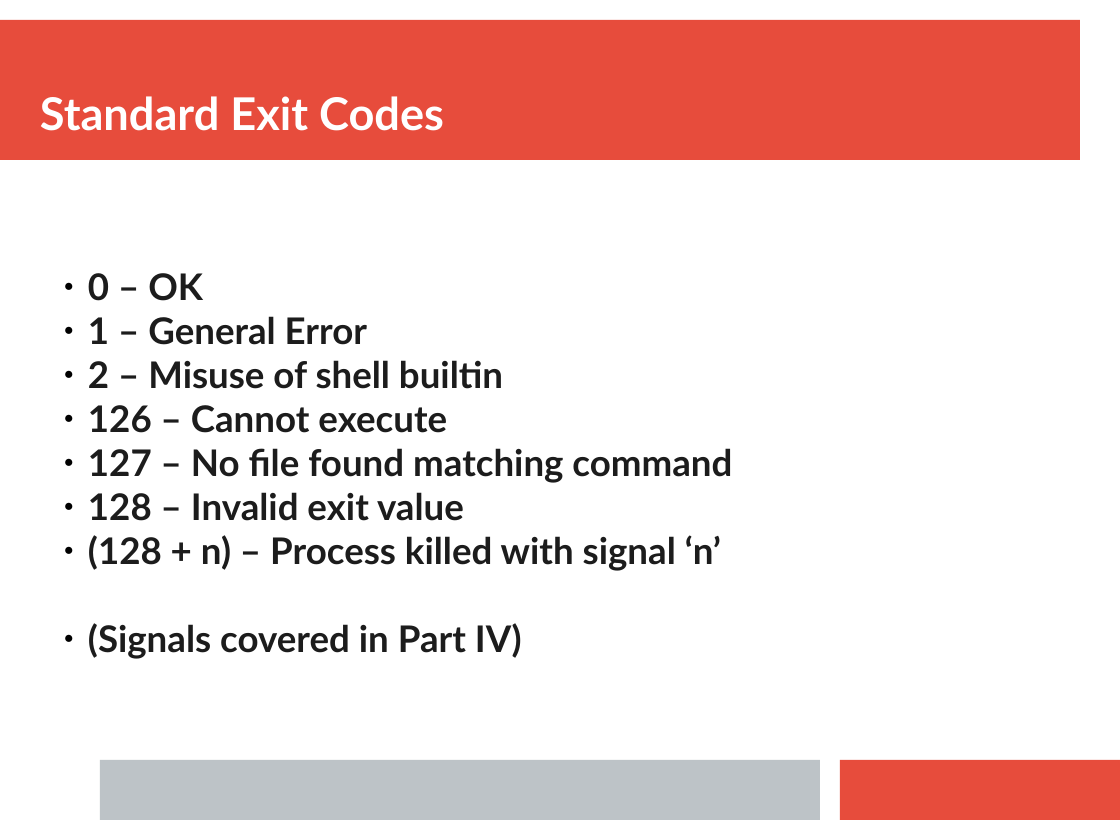
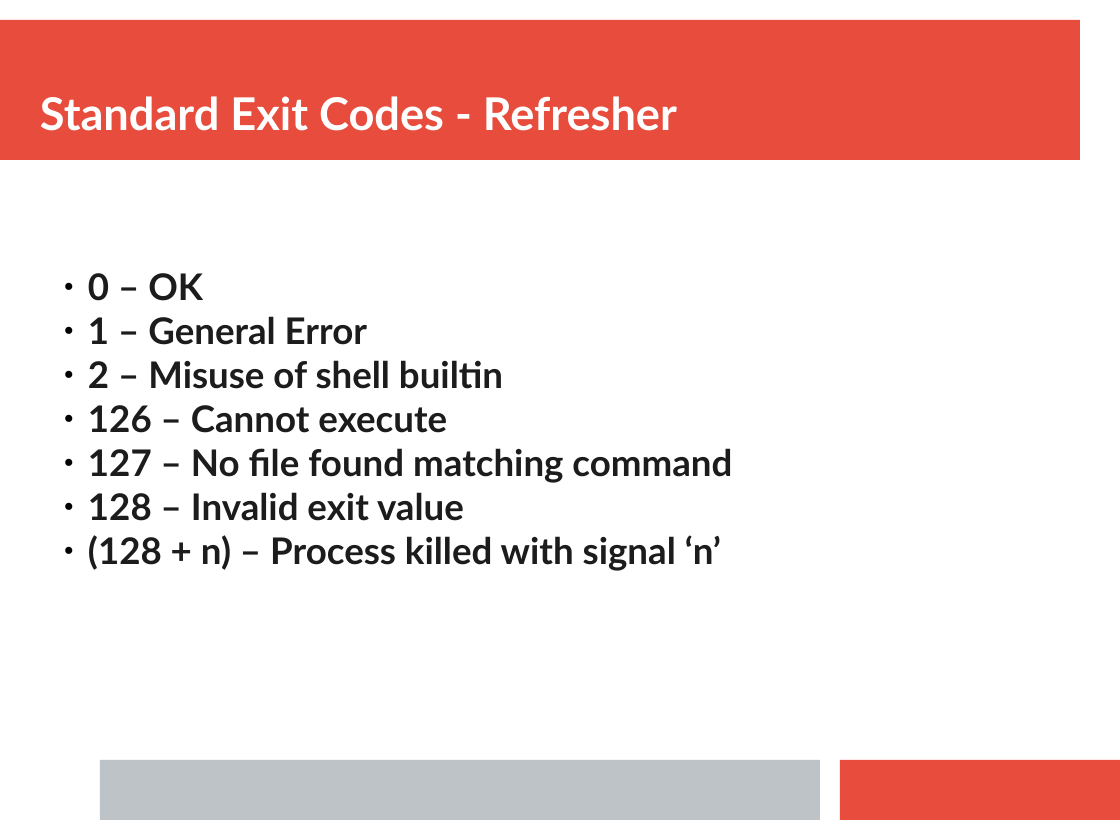
Before and after one commit to ianmiell/introduction-to-bash, a slide deck: slide 93 of slides/introduction_to_bash.pptx (slide 96 before the commit). Drawn at 1120x840 pixels with LibreOffice and Linux fonts; fonts in the diff are those of the drawing. Boxes give left, top, right and bottom in pixels: in the first picture for what was removed or moved away, otherwise in the second. Text is boxed around its words. In the diff, an @@ line names an element or a change of style, - is before the commit and + after.

```diff
--- a/slides/introduction_to_bash.pptx
+++ b/slides/introduction_to_bash.pptx
@@ text at (40, 96, 677, 131): text changed @@
-Standard Exit Codes
+Standard Exit Codes - Refresher
@@ text at (88, 623, 522, 659): paragraph removed @@
-  ● (Signals covered in Part IV)
```
Also in this commit, not shown: 13 other slides changed, 1 slide added, 8 slides removed, 1 other file.
